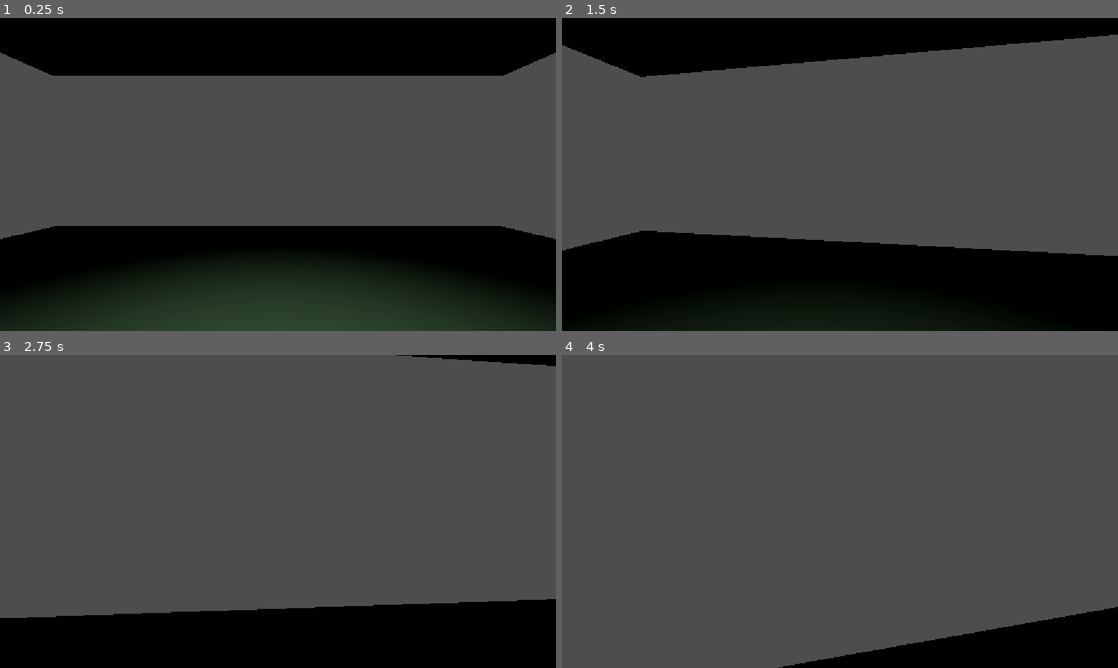
Above: before the commit, frames 1-4 (two rows, left to right).
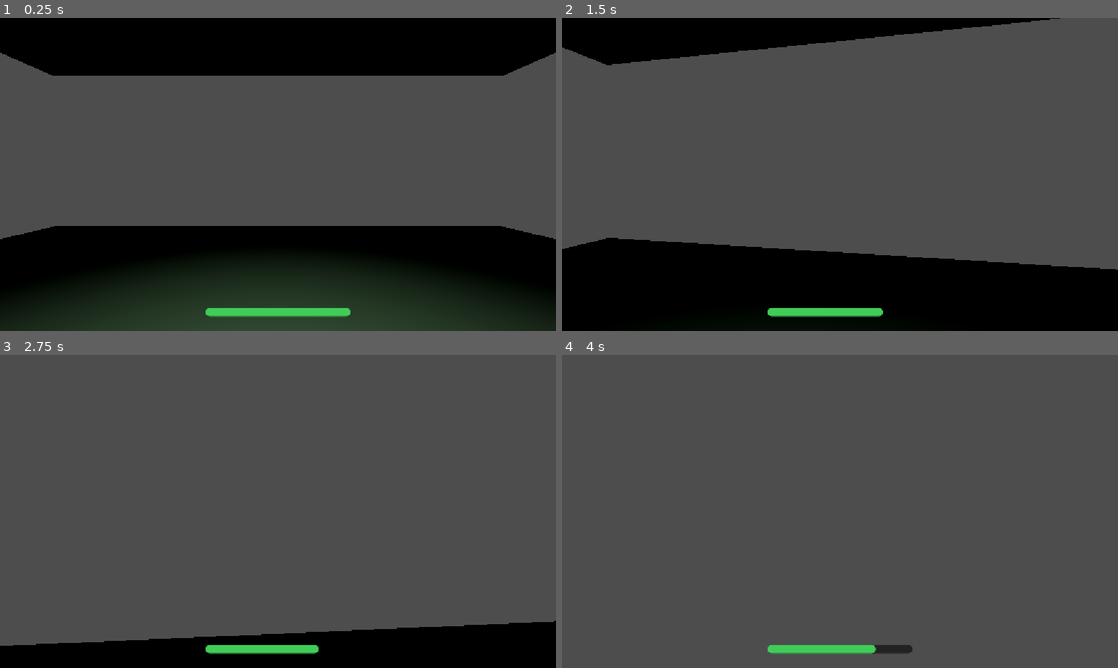
Above: after the commit, the same moments.

Repository: markuslool/Gamegaygame
Game: Godot game, scene res://scenes/test.tscn
The game is run twice, just before and just after one commit, with the same random seed, the same clock (stepped at 60 frames per second) and the same inputs.
Inputs (mouse positions are in pixels of both pictures, inside the frame that each line leads up to):
- Up to frame 1 (0.25 s): no input
- Up to frame 2 (1.5 s): move the mouse to (867, 174) at 0.52 s; hold Shift 0.53-1.28 s; hold W from 0.53 s (still down); click (867, 174) at 0.67 s; tap Space at 0.77 s; move the mouse to (812, 174) at 1.27 s; tap Shift at 1.35 s
- Up to frame 3 (2.75 s): keep holding W; tap Space at 1.52 s; move the mouse to (289, 505) at 2.02 s; hold E from 2.03 s (still down); tap Shift at 2.3 s
- Up to frame 4 (4 s): keep holding W; move the mouse to (834, 517) at 2.77 s; release E at 2.78 s; tap Q at 2.85 s; click (834, 517) at 2.92 s; tap Space at 3.02, 3.77 s; tap Shift at 3.05, 3.8 s; move the mouse to (878, 514) at 3.52 s; hold Ctrl from 3.53 s (still down)

The runs differ from the first frame. In frame 1, 0.7% of the frame differs, in the area x 36-64%, y 92-96%; in frame 2, 9.1%; in frame 3, 9.1%, in the area x 0-100%, y 0-96%; in frame 4, 6.6%.

Commit message:
Cтамина бег

Diff:
--- a/scripts/player.gd
+++ b/scripts/player.gd
@@ -4,22 +4,34 @@
 ## Клик — захват мыши, Esc — освободить.
 
 @export var speed: float = 5.0
+@export var sprint_speed: float = 8.5
 @export var jump_velocity: float = 4.5
 @export var mouse_sensitivity: float = 0.003
 
+@export var stamina_max: float = 100.0
+@export var stamina_drain: float = 25.0
+@export var stamina_regen: float = 18.0
+@export var stamina_regen_delay: float = 1.0
+
 @onready var camera: Camera3D = $Camera3D
 
+var stamina: float = 100.0
+var is_sprinting: bool = false
+
 var _pitch: float = 0.0
+var _regen_cooldown: float = 0.0
+var _stamina_bar: ProgressBar
 
 
 func _ready() -> void:
 	Input.mouse_mode = Input.MOUSE_MODE_CAPTURED
+	stamina = stamina_max
 	camera.current = true
 	# CSG-меш внутри игрока мешает FPS-обзору — прячем его,
 	# коллизия (CollisionShape3D) при этом остаётся.
 	if has_node("CSGCylinder3D"):
-		($CSGCylinder3D as VisualInstance3D).set_layer_mask_value(1, false)
 		($CSGCylinder3D as Node3D).visible = false
+	_build_stamina_ui()
 
 
 func _unhandled_input(event: InputEvent) -> void:
@@ -52,12 +64,72 @@
 	input_dir.x = float(Input.is_key_pressed(KEY_D) or Input.is_key_pressed(KEY_RIGHT)) - float(Input.is_key_pressed(KEY_A) or Input.is_key_pressed(KEY_LEFT))
 	input_dir = input_dir.limit_length(1.0)
 
+	# Бег на Shift: только при движении и пока есть стамина
+	var want_sprint: bool = Input.is_key_pressed(KEY_SHIFT) and input_dir.length() > 0.1 and stamina > 0.0
+	if want_sprint:
+		is_sprinting = true
+		stamina = maxf(stamina - stamina_drain * delta, 0.0)
+		_regen_cooldown = stamina_regen_delay
+	else:
+		is_sprinting = false
+		_regen_cooldown -= delta
+		if _regen_cooldown <= 0.0:
+			stamina = minf(stamina + stamina_regen * delta, stamina_max)
+
+	var current_speed: float = sprint_speed if is_sprinting else speed
 	var direction: Vector3 = (transform.basis * Vector3(input_dir.x, 0.0, input_dir.y)).normalized() if input_dir.length() > 0.01 else Vector3.ZERO
 	if direction != Vector3.ZERO:
-		velocity.x = direction.x * speed
-		velocity.z = direction.z * speed
+		velocity.x = direction.x * current_speed
+		velocity.z = direction.z * current_speed
 	else:
-		velocity.x = move_toward(velocity.x, 0.0, speed * delta * 10.0)
-		velocity.z = move_toward(velocity.z, 0.0, speed * delta * 10.0)
+		velocity.x = move_toward(velocity.x, 0.0, current_speed * delta * 10.0)
+		velocity.z = move_toward(velocity.z, 0.0, current_speed * delta * 10.0)
 
 	move_and_slide()
+	_update_stamina_ui()
+
+
+func _build_stamina_ui() -> void:
+	var layer := CanvasLayer.new()
+	layer.name = "StaminaHUD"
+	add_child(layer)
+
+	_stamina_bar = ProgressBar.new()
+	_stamina_bar.name = "StaminaBar"
+	_stamina_bar.min_value = 0.0
+	_stamina_bar.max_value = stamina_max
+	_stamina_bar.value = stamina
+	_stamina_bar.show_percentage = false
+	_stamina_bar.custom_minimum_size = Vector2(300, 18)
+	# Низ по центру экрана
+	_stamina_bar.set_anchors_preset(Control.PRESET_CENTER_BOTTOM)
+	_stamina_bar.anchor_left = 0.5
+	_stamina_bar.anchor_right = 0.5
+	_stamina_bar.anchor_top = 1.0
+	_stamina_bar.anchor_bottom = 1.0
+	_stamina_bar.offset_left = -150.0
+	_stamina_bar.offset_right = 150.0
+	_stamina_bar.offset_top = -48.0
+	_stamina_bar.offset_bottom = -30.0
+
+	var bg := StyleBoxFlat.new()
+	bg.bg_color = Color(0, 0, 0, 0.55)
+	bg.set_corner_radius_all(9)
+	_stamina_bar.add_theme_stylebox_override("background", bg)
+
+	var fill := StyleBoxFlat.new()
+	fill.bg_color = Color(0.25, 0.8, 0.35, 1)
+	fill.set_corner_radius_all(9)
+	_stamina_bar.add_theme_stylebox_override("fill", fill)
+
+	layer.add_child(_stamina_bar)
+
+
+func _update_stamina_ui() -> void:
+	if _stamina_bar == null:
+		return
+	_stamina_bar.value = stamina
+	# Краснеет когда пустеет
+	var fill := _stamina_bar.get_theme_stylebox("fill") as StyleBoxFlat
+	if fill != null:
+		fill.bg_color = Color(0.9, 0.25, 0.2, 1) if stamina < 25.0 else Color(0.25, 0.8, 0.35, 1)
